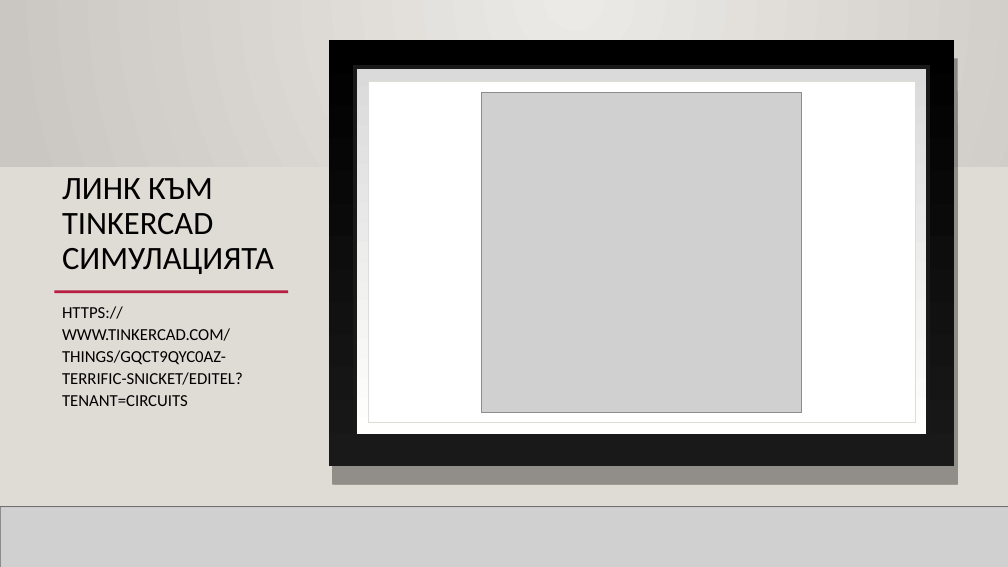
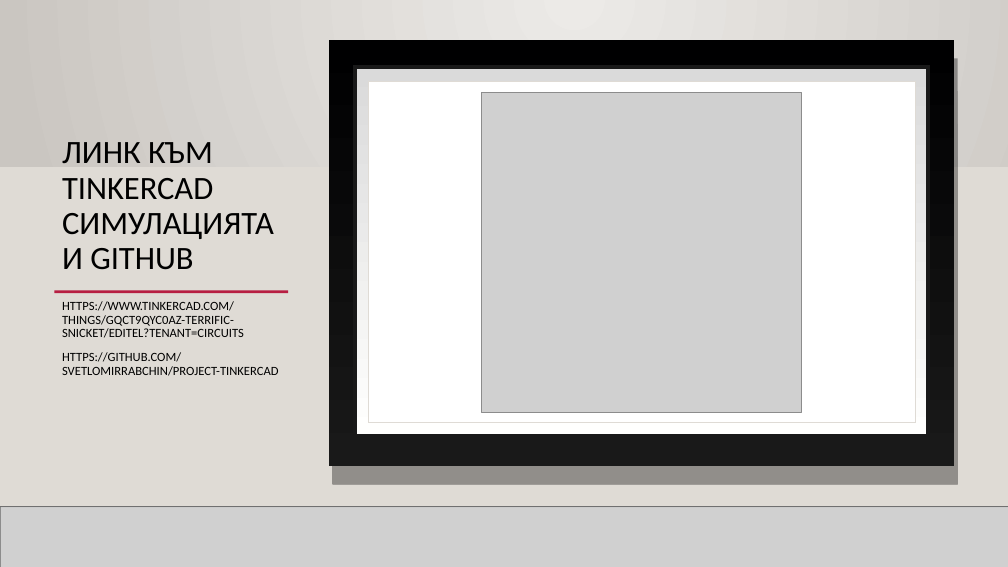
Before and after one commit to SvetlomirRabchin/Project-Tinkercad, a slide deck: slide 10 of Презентация Проект.odp. Drawn at 1008x567 pixels with LibreOffice and Linux fonts; fonts in the diff are those of the drawing; grey boxes stand for pictures; background and template pictures are left out. Boxes give left, top, right and bottom in pixels: in the first picture for what was removed or moved away, otherwise in the second. Text is boxed around its words. In the diff, an @@ line names an element or a change of style, - is before the commit and + after.

```diff
--- a/Презентация Проект.odp
+++ b/Презентация Проект.odp
@@ title at [62,142,274,270]: text changed @@
-ЛИНК КЪМ TINKERCAD СИМУЛАЦИЯТА
+ЛИНК КЪМ TINKERCAD СИМУЛАЦИЯТА И GITHUB
@@ text at [62,301,244,338]: size 16 to 12 pt in "HTTPS://WWW.TINKERCAD.COM/THINGS/GQCT9QYC0AZ-TERRIFIC-SNICKE ..."; line spacing 1.1 to 0.9 @@
@@ text at [62,352,279,376]: paragraph added @@
+HTTPS://GITHUB.COM/SVETLOMIRRABCHIN/PROJECT-TINKERCAD
```
